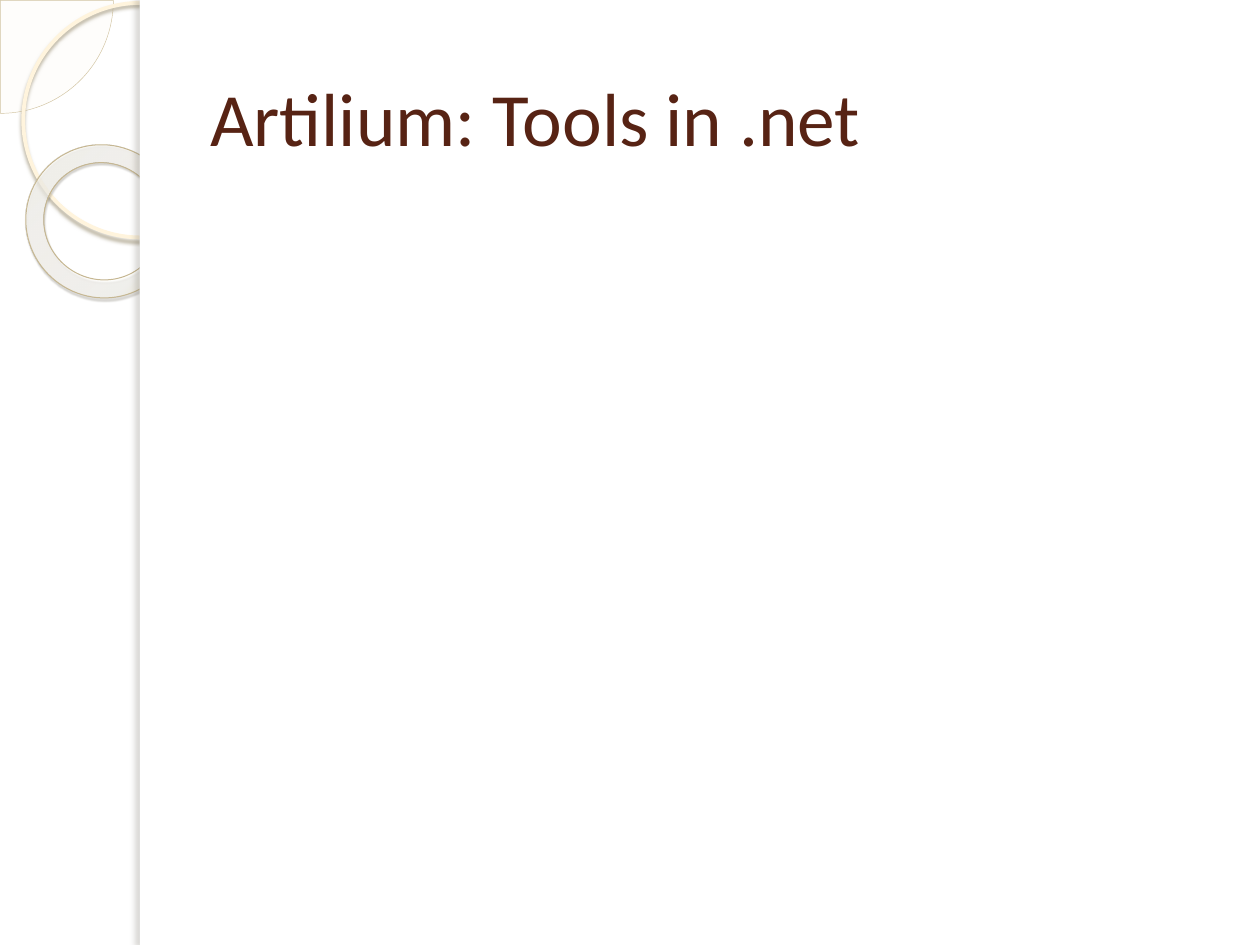
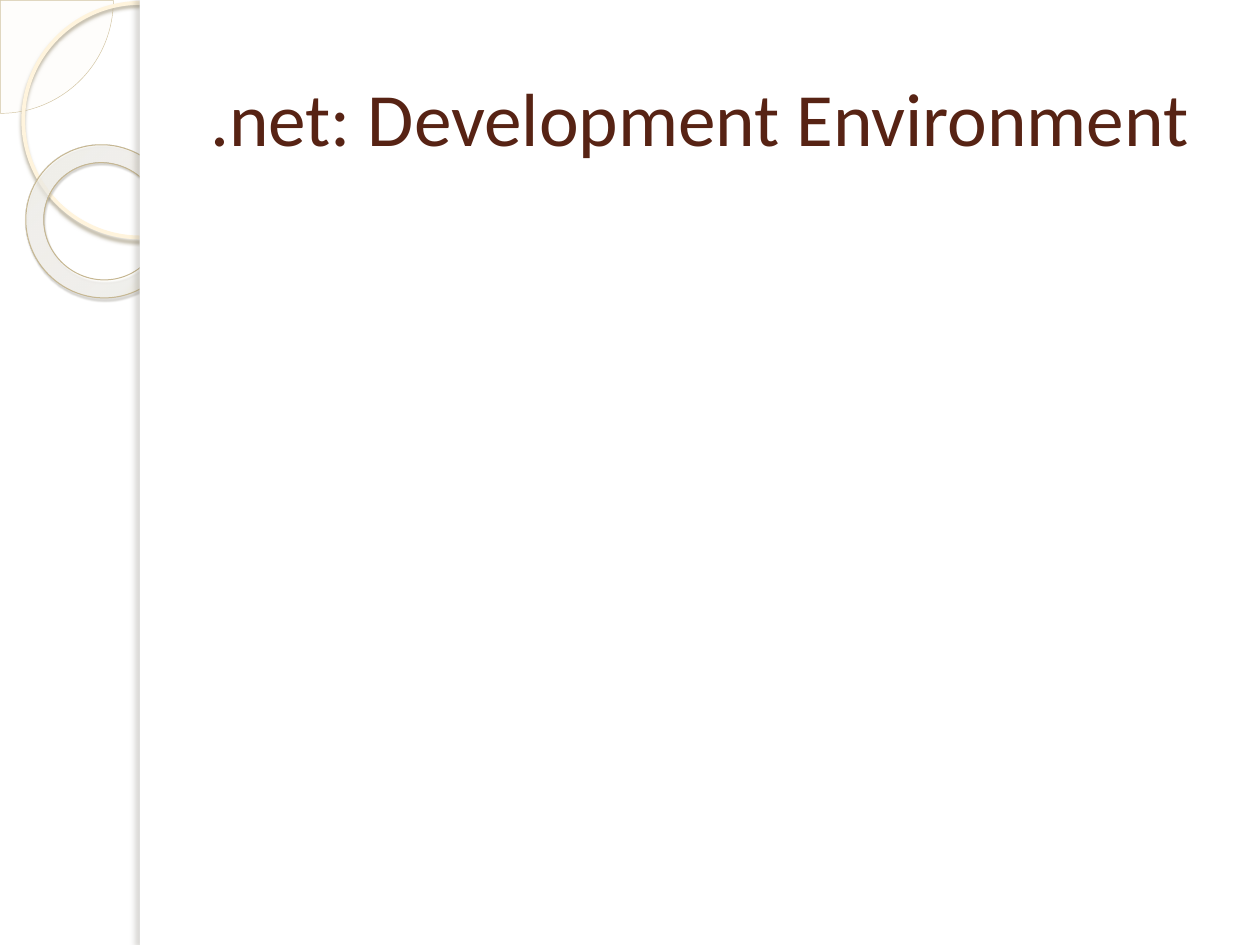
Before and after one commit to michelgrootjans/foresee, a slide deck: slide 18 of Agile.net/Agile.net.pptx. Drawn at 1260x945 pixels with LibreOffice and Linux fonts; fonts in the diff are those of the drawing; background and template pictures are left out. Boxes give left, top, right and bottom in pixels: in the first picture for what was removed or moved away, otherwise in the second. Text is boxed around its words. In the diff, an @@ line names an element or a change of style, - is before the commit and + after.

```diff
--- a/Agile.net/Agile.net.pptx
+++ b/Agile.net/Agile.net.pptx
@@ title at (x1=210, y1=93, x2=1189, y2=158): text changed @@
-Artilium: Tools in .net
+.net: Development Environment
```
Also in this commit, not shown: 3 other slides changed, 2 slides added, 1 other file.
